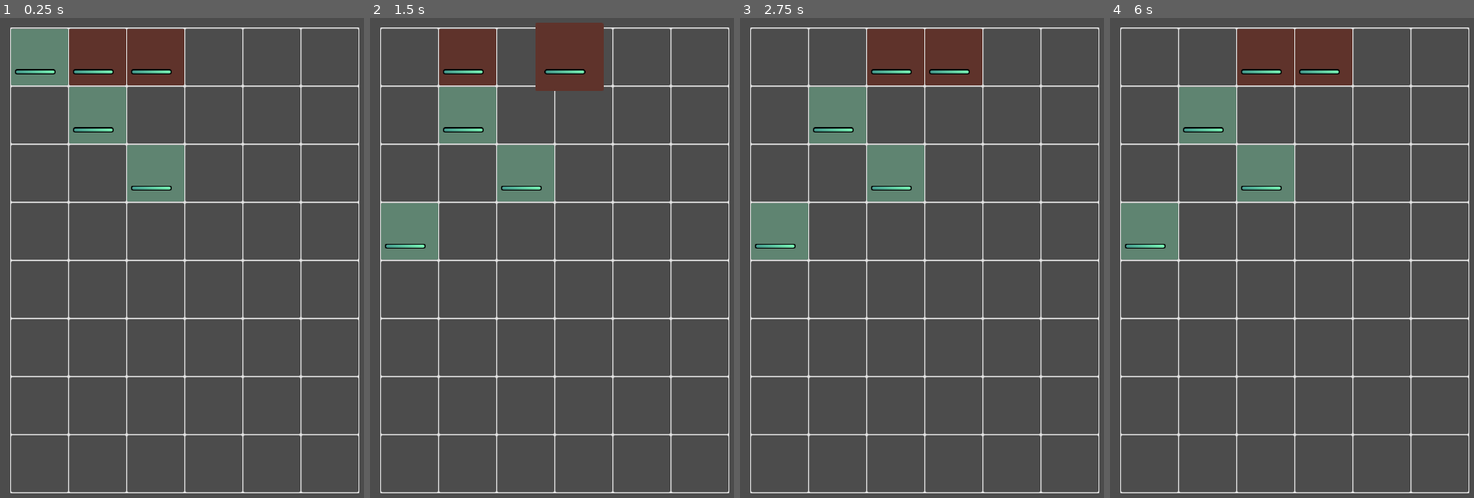
Above: before the commit, frames 1-4 (left to right).
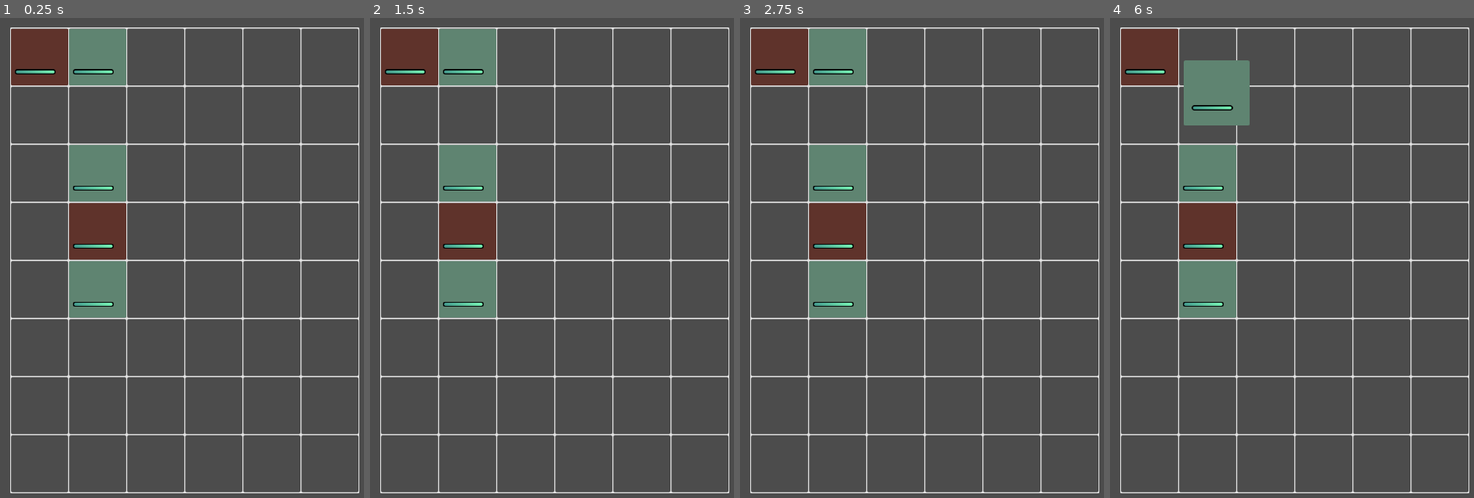
Above: after the commit, the same moments.

Repository: ax9880/genso-battle
Game: Godot game, scene res://Main.tscn
Two runs of this game, one before a commit and one after it. Both use one fixed random seed, a clock stepped at 60 frames per second and the inputs below.
Inputs (mouse positions are in pixels of both pictures, inside the frame that each line leads up to):
- Up to frame 1 (0.25 s): no input
- Up to frame 2 (1.5 s): tap Enter at 0.5 s; drag from (410, 56) to (410, 229) at 0.52 s; drag from (526, 171) to (410, 56) at 1.27 s
- Up to frame 3 (2.75 s): move the mouse to (838, 114) at 2.02 s; click (838, 114) at 2.17 s
- Up to frame 4 (6 s): tap Space (ui_select) at 2.75, 3.77, 4.25, 5.75 s; drag from (1277, 330) to (1150, 114) at 2.77 s; tap Enter at 3.5, 5 s; move the mouse to (1423, 296) at 3.52 s; click (1423, 296) at 3.67 s; drag from (1171, 109) to (1150, 406) at 4.27 s; move the mouse to (1317, 200) at 5.02 s; click (1317, 200) at 5.17 s; drag from (1233, 46) to (1150, 291) at 5.77 s

The runs differ from the first frame. In frame 1, 15% of the frame differs, in the area x 3-51%, y 2-63%; in frame 2, 17%; in frame 3, 19%, in the area x 3-67%, y 2-63%; in frame 4, 17%.

Commit message:
Activating skills. Coordinating pincer phases in Board between Attacker and PincerExecutor. Iterating through activated skills (skills aren't applied yet)

Diff:
--- a/Board.gd
+++ b/Board.gd
@@ -242,7 +242,7 @@
 		pincer_queue = $Pincerer.find_pincers(grid, unit)
 
 		# TODO: execute enemy pincers
-		_execute_pincers()
+		_execute_next_pincer()
 	else:
 		# Do nothing
 		_start_player_turn()
@@ -338,15 +338,13 @@
 	return path
 
 
-func _execute_pincers() -> void:
+func _execute_next_pincer() -> void:
 	var pincer: Pincerer.Pincer = pincer_queue.pop_front()
 
 	if pincer != null:
-		# play pincer animation
-
-		var attack_queue: Array = _queue_attacks(pincer)
-
-		$Attacker.start_attacks(attack_queue)
+		# TODO: Play pincer animation
+
+		_start_attack_phase(pincer)
 
 		# TODO: Check if any targeted unit has died
 	else:
@@ -358,6 +356,21 @@
 			_start_player_turn()
 
 
+func _start_attack_phase(pincer: Pincerer.Pincer) -> void:
+	var attack_queue: Array = _queue_attacks(pincer)
+
+	$Attacker.connect("attacks_done", self, "_on_Attacker_attacks_done", [pincer], CONNECT_ONESHOT)
+
+	$Attacker.start_attacks(attack_queue)
+
+
+func _start_skill_phase(pincer: Pincerer.Pincer) -> void:
+	# FIXME: Connect in editor
+	$PincerExecutor.connect("pincer_executed", self, "_on_PincerExecutor_pincer_executed", [], CONNECT_ONESHOT)
+
+	$PincerExecutor.execute_pincer(pincer, grid)
+
+
 func _queue_attacks(pincer: Pincerer.Pincer) -> Array:
 	var attack_queue := []
 
@@ -394,5 +407,9 @@
 
 ## Grid utils
 
-func _on_Attacker_attacks_done() -> void:
-	_execute_pincers()
+func _on_Attacker_attacks_done(pincer: Pincerer.Pincer) -> void:
+	_start_skill_phase(pincer)
+
+
+func _on_PincerExecutor_pincer_executed() -> void:
+	_execute_next_pincer()
--- a/Main.tscn
+++ b/Main.tscn
@@ -9,6 +9,7 @@
 [ext_resource path="res://Attacker.tscn" type="PackedScene" id=7]
 [ext_resource path="res://Grid.gd" type="Script" id=8]
 [ext_resource path="res://Pincerer.gd" type="Script" id=9]
+[ext_resource path="res://PincerExecutor.gd" type="Script" id=10]
 
 [sub_resource type="RectangleShape2D" id=1]
 extents = Vector2( 324, 8 )
@@ -50,6 +51,12 @@
 
 [node name="Pincerer" type="Node" parent="Board"]
 script = ExtResource( 9 )
+
+[node name="PincerExecutor" type="Node" parent="Board"]
+script = ExtResource( 10 )
+
+[node name="SkillActivationTimer" type="Timer" parent="Board/PincerExecutor"]
+wait_time = 0.25
 
 [node name="DragTimer" type="Timer" parent="Board"]
 
@@ -111,10 +118,10 @@
 }
 
 [node name="Enemy" parent="Board/Enemies" instance=ExtResource( 3 )]
-position = Vector2( 152, 56 )
+position = Vector2( 56, 56 )
 
 [node name="Enemy2" parent="Board/Enemies" instance=ExtResource( 3 )]
-position = Vector2( 256, 48 )
+position = Vector2( 152, 336 )
 
 [node name="Units" type="Node2D" parent="Board"]
 __meta__ = {
@@ -122,17 +129,17 @@
 }
 
 [node name="Unit" parent="Board/Units" instance=ExtResource( 2 )]
-position = Vector2( 64, 64 )
+position = Vector2( 144, 48 )
 
 [node name="Unit2" parent="Board/Units" instance=ExtResource( 2 )]
-position = Vector2( 240, 248 )
+position = Vector2( 152, 248 )
 
 [node name="Unit3" parent="Board/Units" instance=ExtResource( 2 )]
-position = Vector2( 152, 152 )
+position = Vector2( 152, 456 )
 
 [node name="Attacker" parent="Board" instance=ExtResource( 7 )]
 __meta__ = {
 "_edit_lock_": true
 }
 
-[connection signal="attacks_done" from="Board/Attacker" to="Board" method="_on_Attacker_attacks_done"]
+[connection signal="timeout" from="Board/PincerExecutor/SkillActivationTimer" to="Board/PincerExecutor" method="_on_SkillActivationTimer_timeout"]
--- /dev/null
+++ b/PincerExecutor.gd
@@ -0,0 +1,112 @@
+extends Node
+
+
+class SkillAttack extends Reference:
+	var unit: Unit
+
+	var skill: Skill
+
+
+var unit_queue := []
+
+var buff_skills := []
+var attack_skills := []
+var heal_skills := []
+
+var random: RandomNumberGenerator = RandomNumberGenerator.new()
+
+var active_pincer: Pincerer.Pincer = null
+
+# To calculate areas
+var grid: Grid
+
+# Finished executing a pincer
+signal pincer_executed
+
+
+func execute_pincer(pincer: Pincerer.Pincer, _grid: Grid) -> void:
+	active_pincer = pincer
+	grid = _grid
+
+	unit_queue = _queue_units(pincer)
+
+	$SkillActivationTimer.start()
+
+	_activate_skill()
+
+
+func _activate_skill() -> void:
+	var unit: Unit = unit_queue.pop_front()
+
+	if unit != null:
+		var activated_skills: Array = unit.activate_skills(random)
+
+		# Add skill to each queue according to its skill type
+		_queue_skills(unit, activated_skills)
+
+		unit.play_skill_activation_animation(activated_skills)
+	else:
+		# activation done
+		$SkillActivationTimer.stop()
+
+		_start_attack_skill_phase()
+
+
+# Queue units to activate their skills one by one
+func _queue_units(pincer: Pincerer.Pincer) -> Array:
+	# Array<Unit>
+	var units := []
+
+	# Leading units first
+	for pincering_unit in pincer.pincering_units:
+		units.push_back(pincering_unit)
+
+	# Chained units second
+	# Same order as attack
+	for pincering_unit in pincer.pincering_units:
+		for chain in pincer.chain_families[pincering_unit]:
+			for unit in chain:
+				units.push_back(unit)
+
+	return units
+
+
+func _queue_skills(unit: Unit, activated_skills: Array) -> void:
+	for skill in activated_skills:
+		var skill_attack: SkillAttack = SkillAttack.new()
+
+		skill_attack.unit = unit
+		skill_attack.skill = skill
+
+		match(skill.skill_type):
+			Enums.SkillType.ATTACK:
+				attack_skills.push_back(skill_attack)
+			Enums.SkillType.HEAL, Enums.SkillType.CURE_AILMENT:
+				heal_skills.push_back(skill_attack)
+			_:
+				printerr("Unrecognized skill type: ", skill.skill_type)
+
+
+func _start_attack_skill_phase() -> void:
+	var next_skill_attack: SkillAttack = attack_skills.pop_front()
+
+	if next_skill_attack != null:
+		# Find its targets
+		# Calculate the damage for each ?
+		# Instance its effect scene
+		# Connect to a signal that tells you when the animation is finished
+		# And in that signal call this method again
+
+		emit_signal("pincer_executed")
+	else:
+		print("no skills activated")
+
+		emit_signal("pincer_executed")
+
+
+func _execute_skill(skill_queue: Array) -> void:
+	pass
+
+
+func _on_SkillActivationTimer_timeout() -> void:
+	_activate_skill()
--- a/Unit.gd
+++ b/Unit.gd
@@ -224,6 +224,31 @@
 	$Job.decrease_health(damage)
 
 
+# Activates skills and
+func activate_skills(random: RandomNumberGenerator) -> Array:
+	var activated_skills := []
+
+	for s in $Job.skills:
+		var skill: Skill = s as Skill
+
+		# TODO: Add more rules for activation?
+		# If unit is not leading pincer?
+		if skill.area_of_effect == Enums.AreaOfEffect.EQUIP:
+			continue
+
+		var activation: float = random.randf()
+
+		if skill.activation_rate > activation:
+			activated_skills.push_back(skill)
+
+	return activated_skills
+
+
+func play_skill_activation_animation(activated_skills: Array) -> void:
+	for skill in activated_skills:
+		print("Activated skill  %s " % skill.skill_name)
+
+
 ## Signals
 
 func _on_SelectionArea2D_input_event(_viewport: Node, event: InputEvent, _shape_idx: int):
Not shown: 1 places in Main.tscn that only renumber resources
